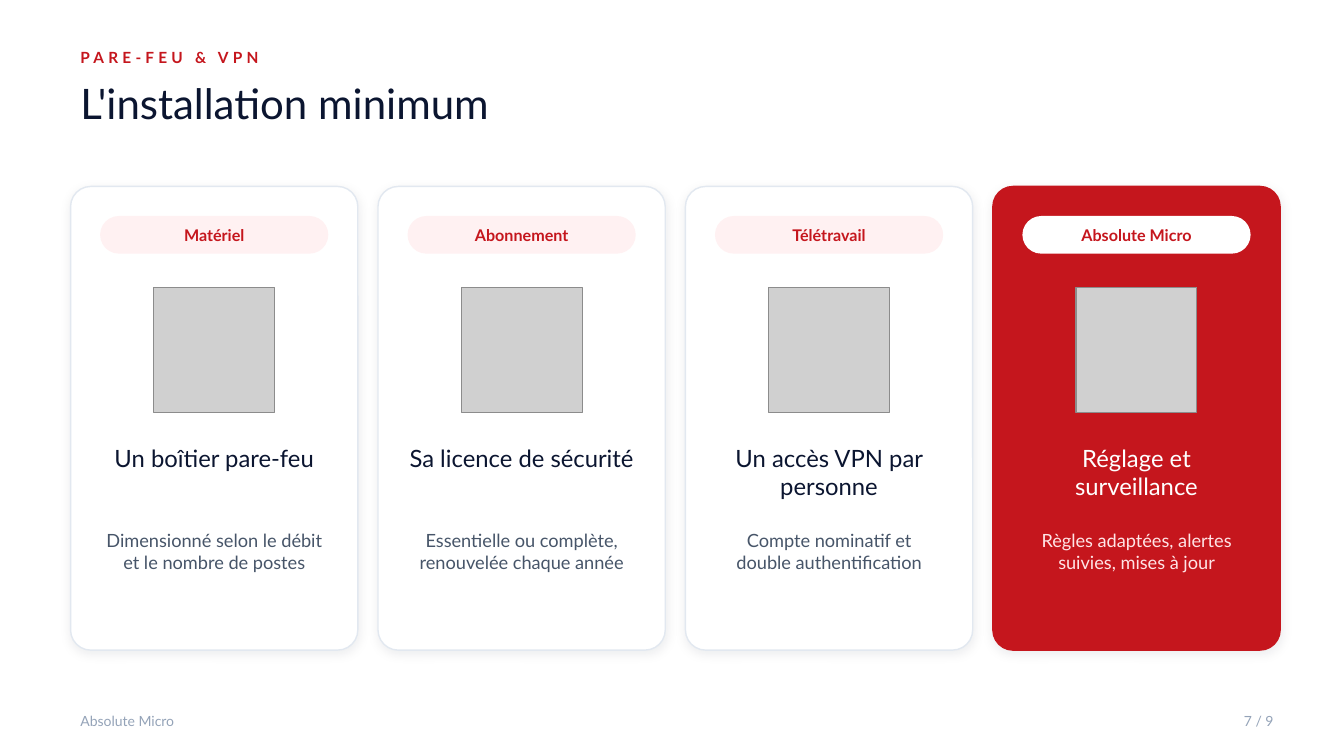
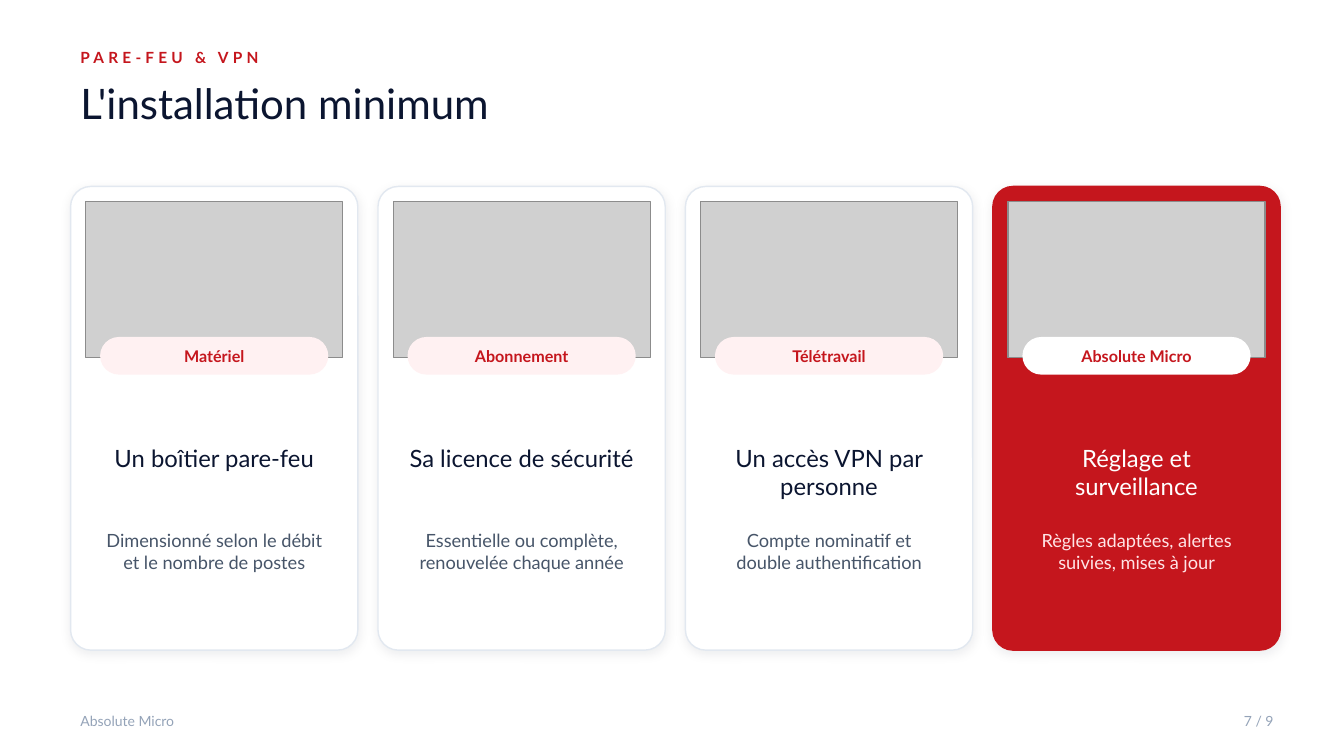
Before and after one commit to brunoflorin/absolute-devices, a slide deck: slide 8 of frontend/public/diaporamas/parefeu_vpn.pptx. Drawn at 1344x756 pixels with LibreOffice and Linux fonts; fonts in the diff are those of the drawing; grey boxes stand for pictures; background and template pictures are left out. Boxes give left, top, right and bottom in pixels: in the first picture for what was removed or moved away, otherwise in the second. Text is boxed around its words. In the diff, an @@ line names an element or a change of style, - is before the commit and + after.

```diff
--- a/frontend/public/diaporamas/parefeu_vpn.pptx
+++ b/frontend/public/diaporamas/parefeu_vpn.pptx
@@ picture added at <box>86,202,343,358</box> @@
@@ picture added at <box>393,202,650,358</box> @@
@@ picture added at <box>701,202,958,358</box> @@
@@ picture added at <box>1008,202,1265,358</box> @@
@@ picture removed at <box>153,287,274,412</box> @@
@@ picture removed at <box>462,287,583,412</box> @@
@@ picture removed at <box>768,287,889,412</box> @@
@@ picture removed at <box>1077,287,1198,412</box> @@
@@ 4 texts, 4 rounded rectangles: place and size @@
-4 texts, 4 rounded rectangles at <box>101,217,1250,253</box>
+4 texts, 4 rounded rectangles at <box>101,338,1250,374</box>
```
Also in this commit, not shown: 2 other slides changed, 16 other files.
